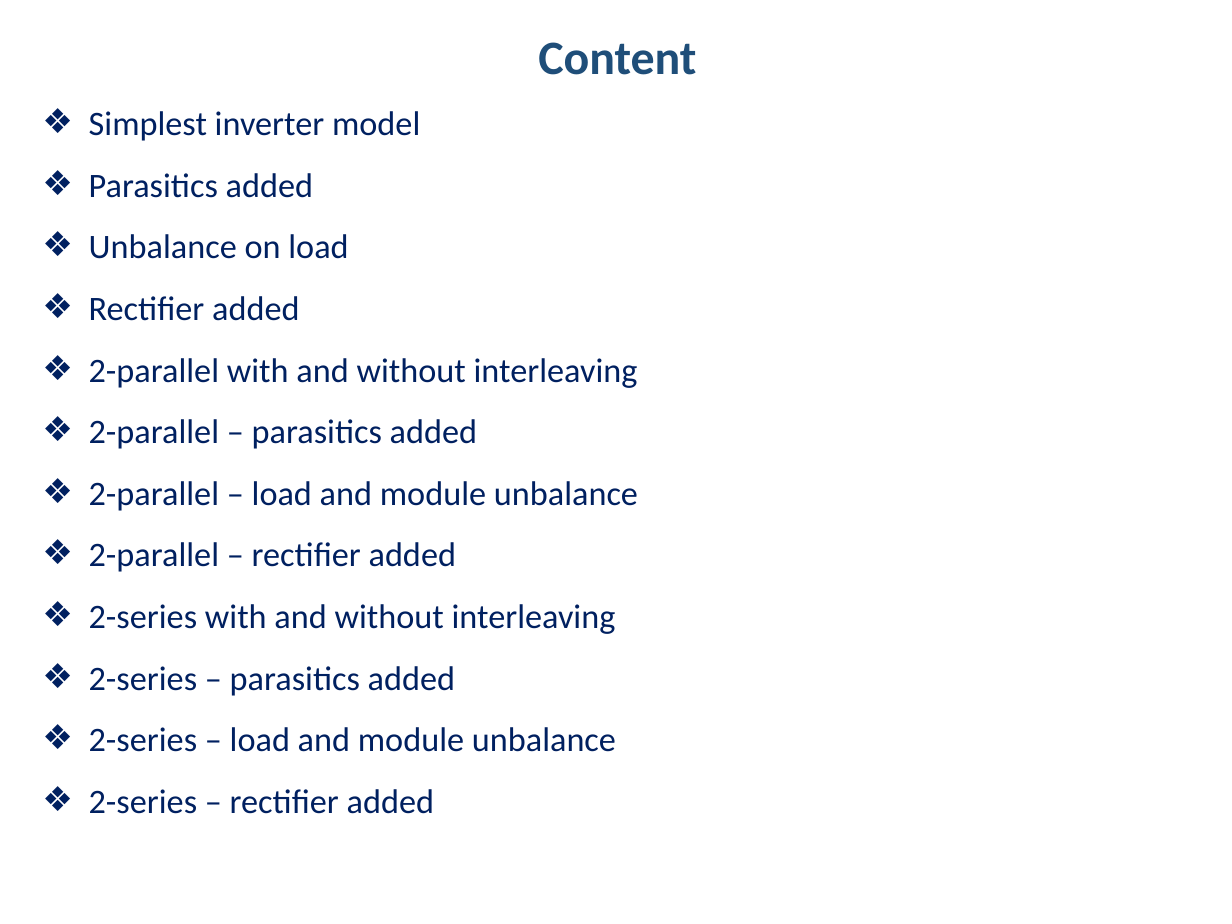
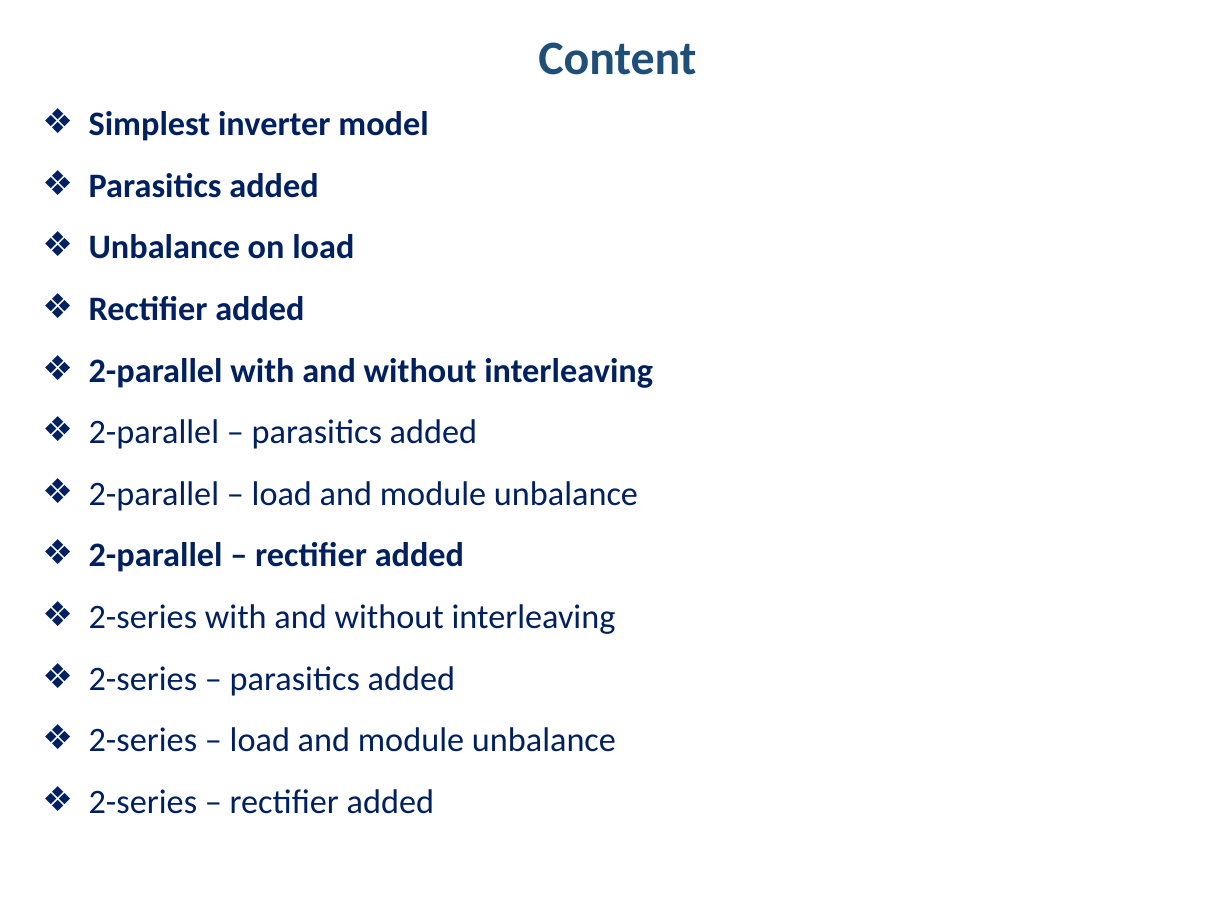
Before and after one commit to hakanpolat/IMMD, a slide deck: slide 2 of Simulation/dcbusmodelwrapup/immd_dcbusmodelwrapup.pptx. Drawn at 1232x924 pixels with LibreOffice and Linux fonts; fonts in the diff are those of the drawing. Boxes give left, top, right and bottom in pixels: in the first picture for what was removed or moved away, otherwise in the second. Text is boxed around its words. In the diff, an @@ line names an element or a change of style, - is before the commit and + after.

Commit message:
2-paralel modelde rectifier'ın interleavinge potansiyel etkisi sunuma eklendi.

```diff
--- a/Simulation/dcbusmodelwrapup/immd_dcbusmodelwrapup.pptx
+++ b/Simulation/dcbusmodelwrapup/immd_dcbusmodelwrapup.pptx
@@ text at [89,111,653,572]: bold on in "Simplest inverter model", "Parasitics added", "Unbalance on load", "Rectifier added" and 2 more places @@
```
Also in this commit, not shown: 4 other slides changed, 3 slides added, 3 other files.
